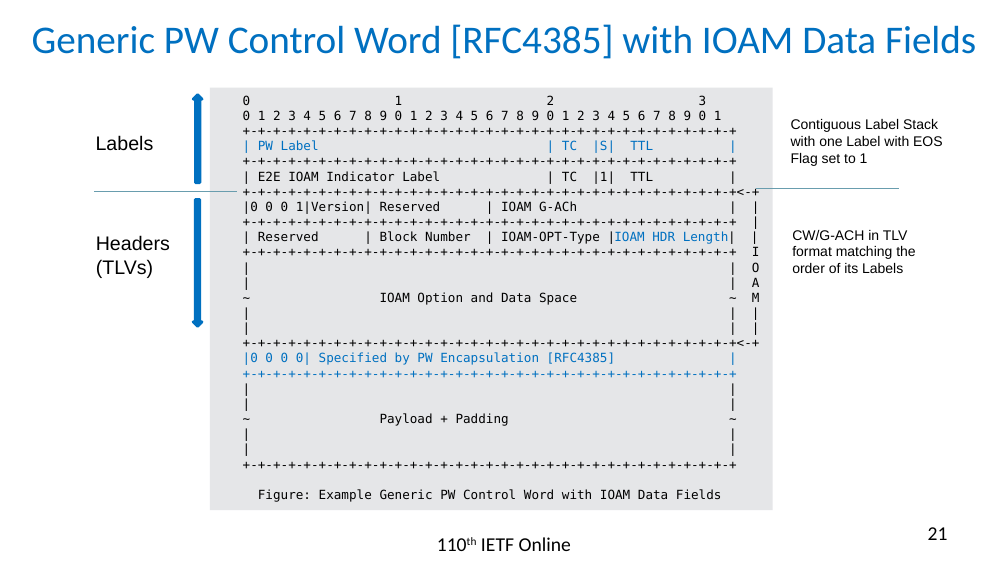
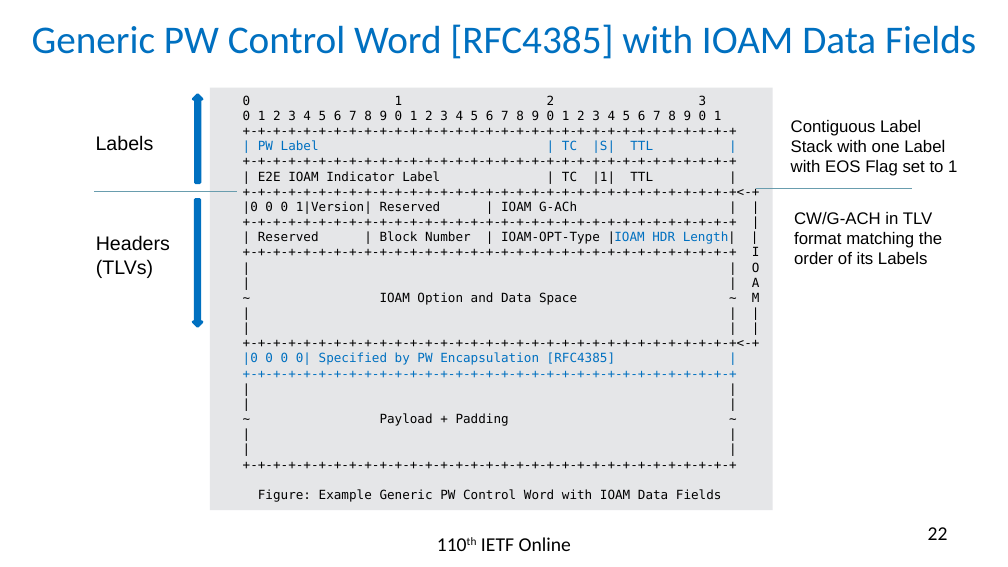
Before and after one commit to rakgandhi/ietf-slides, a slide deck: slide 22 of draft-gandhi-mpls-ioam-sr-06.pptx (slide 21 before the commit). Drawn at 1008x567 pixels with LibreOffice and Linux fonts; fonts in the diff are those of the drawing. Boxes give left, top, right and bottom in pixels: in the first picture for what was removed or moved away, otherwise in the second. Text is boxed around its words. In the diff, an @@ line names an element or a change of style, - is before the commit and + after.

```diff
--- a/draft-gandhi-mpls-ioam-sr-06.pptx
+++ b/draft-gandhi-mpls-ioam-sr-06.pptx
@@ text "Contiguous Label Stack with one ..." at [791, 120, 957, 176]: size 10 to 12 pt @@
@@ line moved from (756, 188) - (899, 188) to (756, 188) - (912, 188) @@
@@ text "CW/G-ACH in TLV format matching ..." at [794, 212, 942, 264]: size 10 to 12 pt @@
@@ text "CW/G-ACH in TLV format matching ...": place and size @@
-text "CW/G-ACH in TLV format matching ..." at [792, 230, 915, 273]
+text "CW/G-ACH in TLV format matching ..." at [794, 212, 942, 264]
@@ page number at [928, 527, 948, 540]: text changed @@
-21
+22
```
Also in this commit, not shown: 5 other slides changed, 1 slide added, 1 other file.
